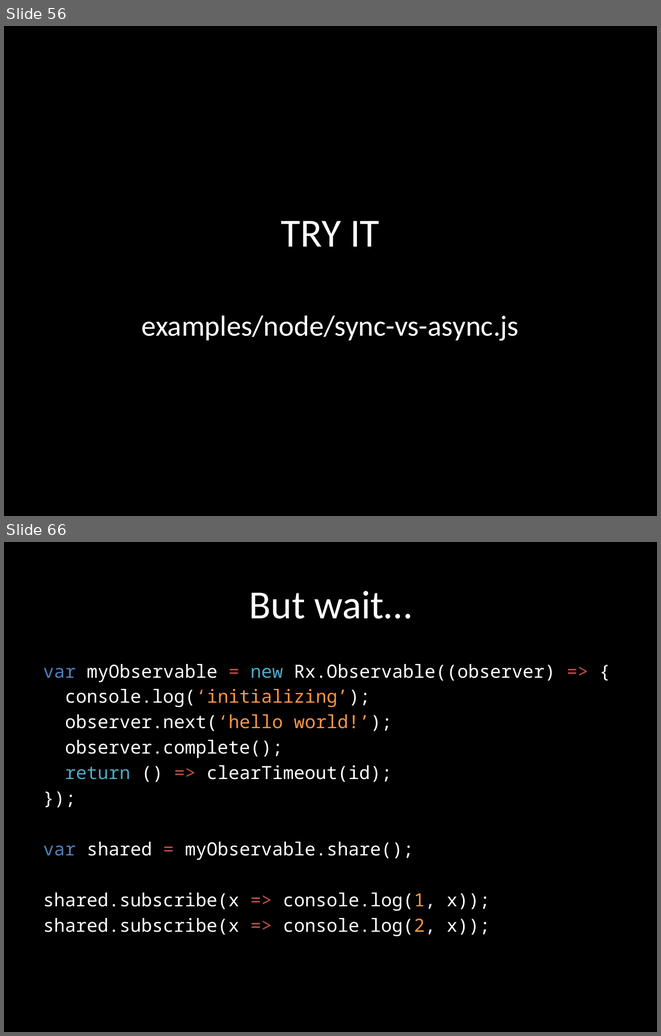
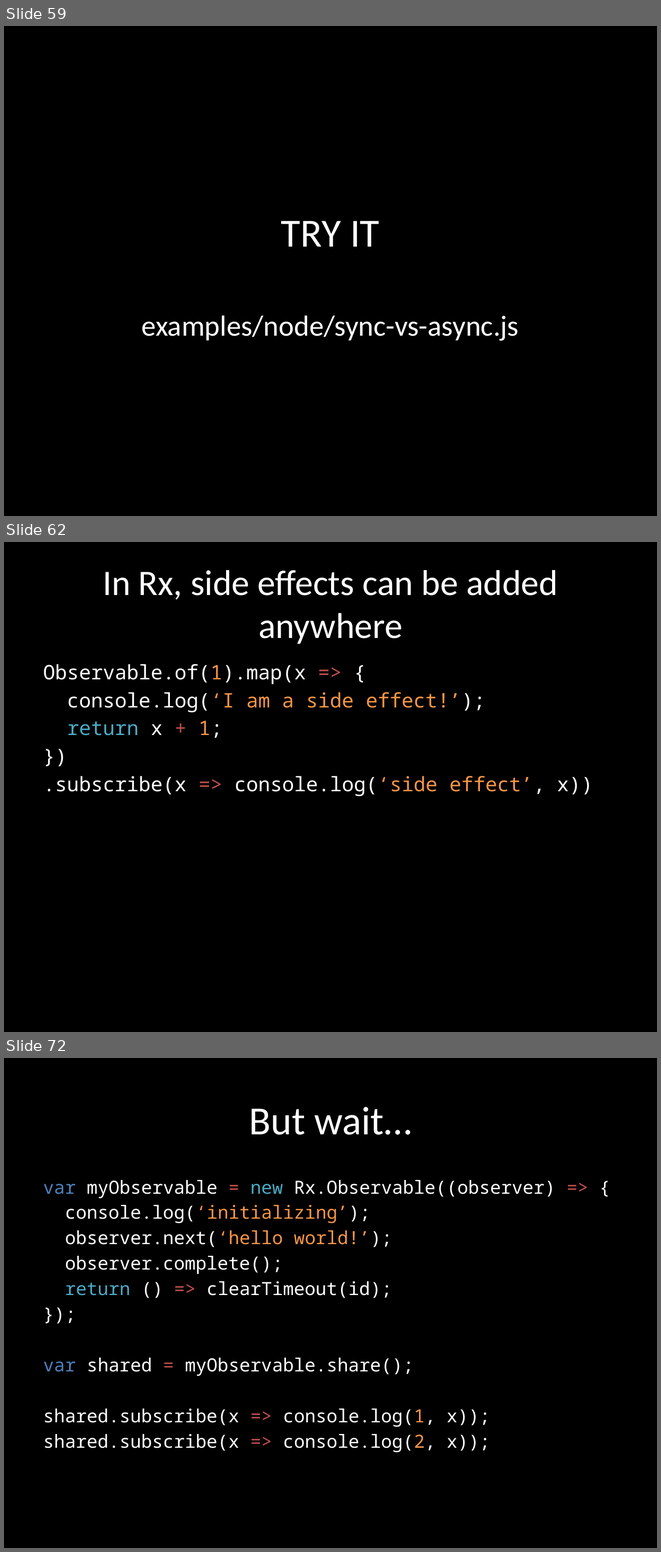
Before and after one commit to benlesh/rxjs-workshop-angular, a slide deck: rxjs-workshop.pptx. Shown one above the other, each under a label of ours: slides 56 and 66 before the commit, slides 59, 62 and 72 after it; the slides between them are not shown. The pictures are 661x1036 and 661x1552 pixels, drawn with LibreOffice and Linux fonts; fonts in the diff are those of the drawing. Boxes give left, top, right and bottom in pixels: in the first picture for what was removed or moved away, otherwise in the second. Text is boxed around its words. In the diff, an @@ line names an element or a change of style, - is before the commit and + after.

```diff
--- a/rxjs-workshop.pptx
+++ b/rxjs-workshop.pptx
@@ slide 62 added at (4, 542, 657, 1032), background #000000 @@
@@ title added at (103, 570, 558, 644), 39.6 pt, text #FFFFFF @@
+In Rx, side effects can be added anywhere
@@ text added at (43, 664, 593, 796), 22 pt, text #FFFFFF @@
+Observable.of(1).map(x => {
+console.log(‘I am a side effect!’);
+return x + 1;
+})
+.subscribe(x => console.log(‘side effect’, x))
@@ what was slide 56 is now slide 59 @@
@@ what was slide 66 is now slide 72 @@
```
Also in this commit, not shown: 3 slides changed, 8 other slides added, 3 slides removed, 5 other files.
